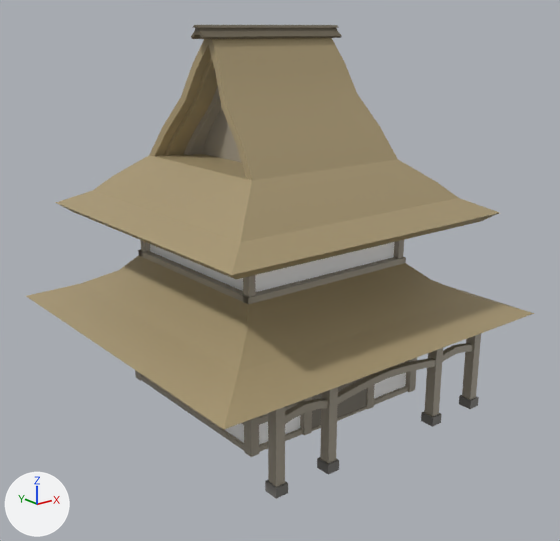
What one commit did to the FBX model Mhmd/Fbx/Houses/House_4.fbx.
Rendered twice from a 50 mm camera at (-24.4, -31.1, 18.9) aimed at (-0.2, -0.9, 6.8). The axes (+X, +Y, +Z) are drawn at lower left. The lights are the same throughout. Where no turn or scale is listed for an object, it has been applied to the vertices.

Names of what the first picture shows: 'House_4'.
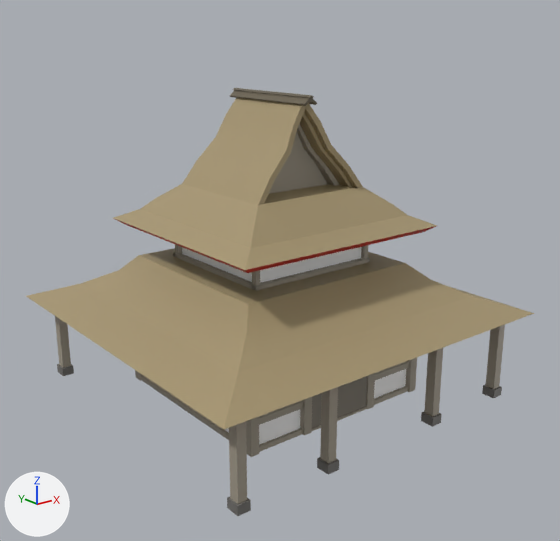
The newer file is also turned or shifted as a whole; pictures and numbers use the older file's frame.

What differs and where, as boxes [x1, y1, x2, y2] in the pictures (560 x 541 px; the box of a moved part takes in the faces that stretch with it):
'House_4', reshaped (10% shorter)
    before: [26, 25, 534, 499]
    after: [26, 88, 534, 516]
part 1 of me_mesh, added
    after: [175, 245, 182, 254]
part 2 of me_mesh, moved or reshaped (not visible before)
    after: [252, 270, 260, 286]
part 3 of me_mesh, added
    after: [251, 258, 370, 291]
part 4 of me_mesh, moved or reshaped (not visible before)
    after: [361, 245, 368, 259]
part 5 of me_mesh, added
    after: [173, 252, 260, 291]
part 6 of me_mesh, moved or reshaped
    before: [183, 86, 221, 155]
    after: [297, 124, 339, 186]
part 7 of me_mesh, moved or reshaped
    before: [164, 57, 218, 156]
    after: [300, 113, 352, 187]
part 8 of me_mesh, moved or reshaped
    before: [208, 38, 397, 180]
    after: [182, 98, 306, 205]
part 9 of me_mesh, moved or reshaped
    before: [149, 39, 211, 156]
    after: [304, 103, 363, 188]
part 10 of me_mesh, moved or reshaped
    before: [191, 25, 342, 39]
    after: [230, 88, 317, 106]
part 11 of me_mesh, moved or reshaped
    before: [268, 407, 285, 487]
    after: [229, 421, 247, 504]
part 12 of me_mesh, moved or reshaped
    before: [56, 154, 500, 279]
    after: [113, 184, 437, 273]
part 13 of me_mesh, moved or reshaped
    before: [265, 480, 288, 499]
    after: [227, 497, 251, 516]
part 14 of me_mesh, added
    after: [182, 247, 361, 283]
part 15 of me_mesh, moved or reshaped
    before: [462, 334, 481, 400]
    after: [486, 325, 505, 389]
part 16 of me_mesh, moved or reshaped
    before: [459, 395, 479, 409]
    after: [482, 384, 502, 398]
part 17 of me_mesh, added
    after: [55, 316, 71, 367]
part 18 of me_mesh, added
    after: [57, 364, 74, 376]
part 19 of me_mesh, deleted
    before: [138, 107, 472, 424]
part 20 of me_mesh, added
    after: [269, 132, 327, 194]

The change, as a diff of the scene's bpy script:
```diff
--- a/Mhmd/Fbx/Houses/House_4.fbx.py
+++ b/Mhmd/Fbx/Houses/House_4.fbx.py
@@ mat_red1 @@
+mat_red1 = principled_material('red1')
+mat_red1.base_color = (0.5, 0.0, 0.0)  # red #bc0000
@@ me_mesh @@
 # used by ob_house_4; location = (0.0, 0.0, 0.0)
-me_mesh.from_pydata(...)  # 822 vertices, 690 faces; spans x -9.9..9.9, y -9.7..9.7, z 0.0..19.0
+me_mesh.from_pydata(...)  # 618 vertices, 496 faces; spans x -9.9..9.9, y -9.7..9.7, z 0.0..15.9
+# me_mesh part 1: a new loose piece, a box spanning x -3.73..-3.45, y 3.32..3.63, z 7.14..8.96, in mat_house_pillars_grey (grey #a29a8a)
+# me_mesh part 2: the loose piece of 8 vertices spanning x -3.8..-3.7, y -5.4..-5.2, z 2.0..3.8 is moved by (0.2, 1.9, 5.2)
+# me_mesh part 3: a new loose piece, a box spanning x -3.8..3.69, y -3.61..-3.3, z 7.15..7.42, in mat_house_pillars_grey (grey #a29a8a)
+# me_mesh part 4: the loose piece of 8 vertices spanning x 3.7..3.8, y -5.4..-5.2, z 2.0..3.8 is moved by (-0.3, 1.9, 5.2)
+# me_mesh part 5: a new loose piece, a box spanning x -3.8..-3.54, y -3.61..3.72, z 7.15..7.42, in mat_house_pillars_grey (grey #a29a8a)
+# me_mesh part 6: the loose piece of 20 vertices spanning x -3.0..3.0, y -0.2..4.1, z 12.4..17.9 is turned -90 degrees about the z axis through its middle and scaled by 0.729, then moved by (1.4, -1.9, -2.1)
+# me_mesh part 7: the loose piece of 20 vertices spanning x -4.0..4.0, y -0.2..4.1, z 12.4..18.3 is turned -90 degrees about the z axis through its middle and scaled by 0.727, then moved by (1.5, -2.0, -2.2)
+# me_mesh part 8: the loose piece of 20 vertices spanning x -4.5..4.5, y -4.5..0.2, z 12.4..18.7 is turned -90 degrees about the z axis through its middle and scaled by 0.726, then moved by (-1.6, 2.1, -2.2)
+# me_mesh part 9: the loose piece of 20 vertices spanning x -4.5..4.5, y -0.2..4.5, z 12.4..18.7 is turned -90 degrees about the z axis through its middle and scaled by 0.726, then moved by (1.6, -2.1, -2.2)
+# me_mesh part 10: the loose piece of 34 vertices spanning x -4.4..4.3, y -0.5..0.5, z 18.4..19.0 is turned -90 degrees about the z axis through its middle and scaled by 0.719, then moved by (0.0, 0.0, -3.1)
+# me_mesh part 11: the loose piece of 8 vertices spanning x -6.7..-6.2, y -8.8..-8.2, z 0.0..4.9 is moved by (-2.0, 0.0, 0.0)
+# me_mesh part 12: the loose piece of 28 vertices spanning x -8.3..8.3, y -8.1..8.1, z 9.5..12.6 is scaled about its middle by 0.736, then moved by (0.0, 0.0, -1.0)
+# me_mesh part 13: the loose piece of 8 vertices spanning x -6.8..-6.1, y -8.9..-8.1, z 0.0..0.5 is moved by (-2.0, 0.0, 0.0)
+# me_mesh part 14: a new loose piece, a box spanning x -3.5..3.4, y -3.3..3.4, z 7.2..9.5, in mat_base_color_white (white #ffffff)
+# me_mesh part 15: the loose piece of 8 vertices spanning x 6.2..6.7, y -8.8..-8.2, z 0.0..4.9 is moved by (2.0, 0.0, 0.0)
+# me_mesh part 16: the loose piece of 8 vertices spanning x 6.1..6.8, y -8.9..-8.1, z 0.0..0.5 is moved by (2.0, 0.0, 0.0)
+# me_mesh part 17: a new loose piece, a box spanning x -8.64..-8.17, y 8.23..8.76, z 0.0..4.87, in mat_house_pillars_grey (grey #a29a8a)
+# me_mesh part 18: a new loose piece, a box spanning x -8.74..-8.08, y 8.12..8.87, z 0.0..0.49, in mat_stone_foundation (grey #716f6b)
+# me_mesh part 19: 24 loose pieces with 332 vertices, spanning x -6.4..6.4, y -8.7..5.1, z 1.9..18.1, are deleted
+# me_mesh part 20: 8 vertices added at x -2.8..2.7, y -1.6..1.5, z 11.0..15.2
 me_mesh.materials.append(mat_house_pillars_grey)
@@ me_mesh @@
 me_mesh.materials.append(mat_door)
+me_mesh.materials.append(mat_red1)  # red #bc0000
```
